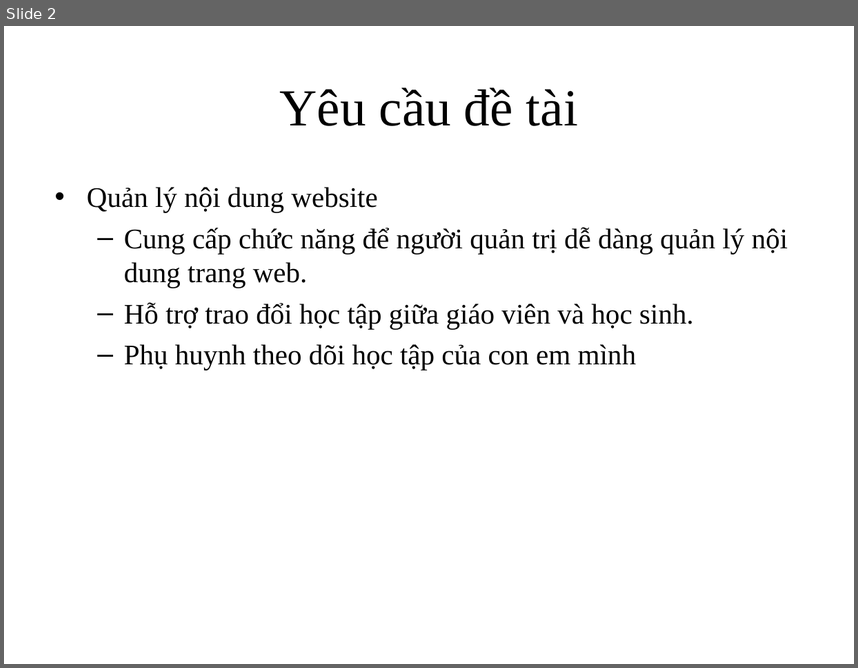
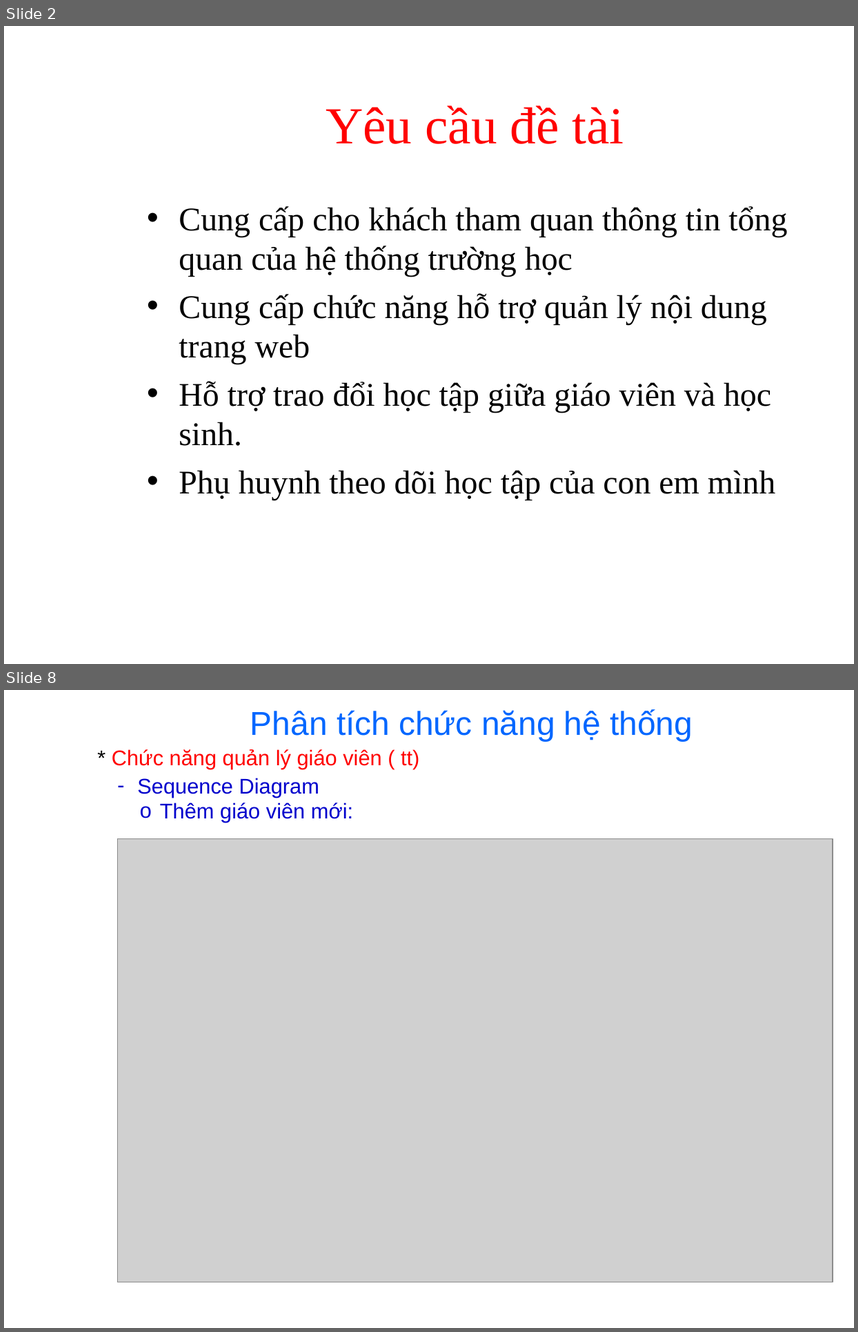
Before and after one commit to btnguyen2k/hsms, a slide deck: HSMS/Resources/baocaophanbien.ppt. Shown one above the other, each under a label of ours: slide 2 before the commit, slides 2 and 8 after it; the slides between them are not shown. The pictures are 858x668 and 858x1332 pixels, drawn with LibreOffice and Linux fonts; fonts in the diff are those of the drawing; grey boxes stand for pictures; background and template pictures are left out. Boxes give left, top, right and bottom in pixels: in the first picture for what was removed or moved away, otherwise in the second. Text is boxed around its words. In the diff, an @@ line names an element or a change of style, - is before the commit and + after.

```diff
--- a/HSMS/Resources/baocaophanbien.ppt
+++ b/HSMS/Resources/baocaophanbien.ppt
@@ slide 8 added at [4, 690, 854, 1328], background picture (left out) @@
@@ text added at [250, 709, 693, 741], 28 pt, text #0066FF @@
+Phân tích chức năng hệ thống
@@ text added at [112, 749, 419, 769], 18 pt, text #FF0000 @@
+* Chức năng quản lý giáo viên ( tt)
@@ text added at [137, 778, 353, 822], 18 pt, text #0000CC @@
+– Sequence Diagram
+  o Thêm giáo viên mới:
@@ picture added at [117, 839, 833, 1281] @@
@@ slide 2 changed as well @@
@@ title "Yêu cầu đề tài": place and size @@
-title "Yêu cầu đề tài" at [279, 87, 578, 126]
+title "Yêu cầu đề tài" at [326, 105, 624, 144]
@@ title "Yêu cầu đề tài" at [326, 105, 624, 144]: text colour #000000 to #FF0000 @@
@@ text "Cung cấp cho khách tham ...": place and size @@
-text "Cung cấp cho khách tham ..." at [87, 187, 788, 370]
+text "Cung cấp cho khách tham ..." at [179, 206, 787, 500]
@@ text at [179, 206, 787, 364]: text changed; size 24 to 28 pt @@
-• Quản lý nội dung website
-  – Cung cấp chức năng để người quản trị dễ dàng quản lý nội dung trang web.
+• Cung cấp cho khách tham quan thông tin tổng quan của hệ thống trường học
+• Cung cấp chức năng hỗ trợ quản lý nội dung trang web
@@ text at [179, 381, 775, 500]: size 24 to 28 pt in "Hỗ trợ trao đổi học tập giữa ...", "Phụ huynh theo dõi học tập của ..."; bullet – to •; list level 2 to 1 in "Hỗ trợ trao đổi học ..."; list level 2 to 1 in "Phụ huynh theo dõi học ..." @@
```
Also in this commit, not shown: 7 other slides changed, 11 other slides added, 12 slides removed, 2 other files.
